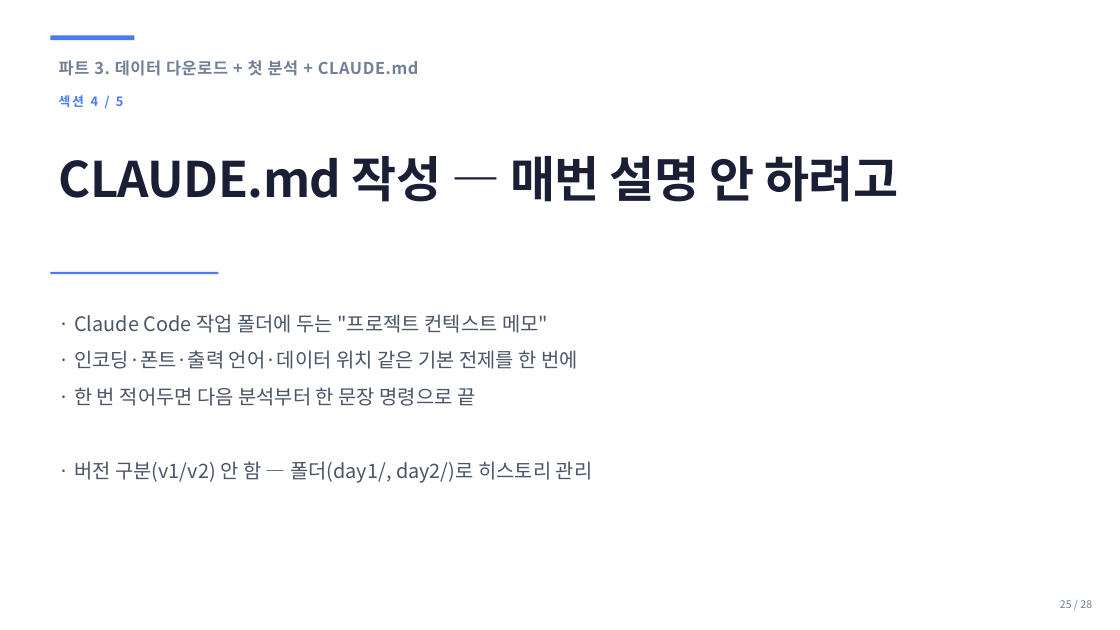
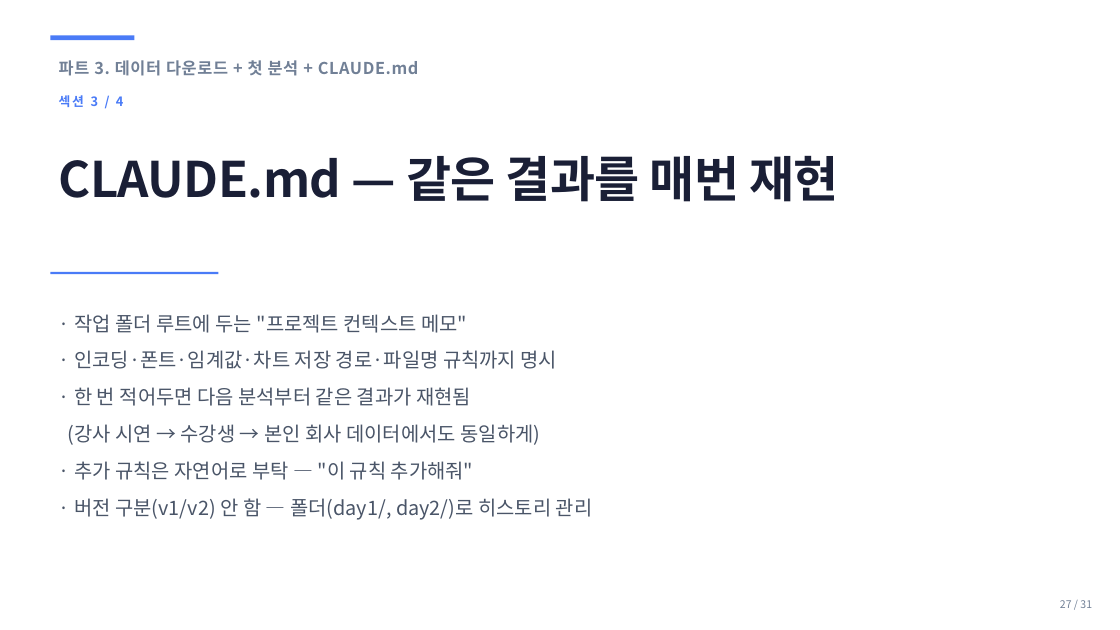
Before and after one commit to sujinpark-datapopcorn/inflearn_ccd_challenge, a slide deck: slide 27 of ppt/b2g_day1_setup.pptx (slide 25 before the commit). Drawn at 1120x630 pixels with LibreOffice and Linux fonts; fonts in the diff are those of the drawing. Boxes give left, top, right and bottom in pixels: in the first picture for what was removed or moved away, otherwise in the second. Text is boxed around its words. In the diff, an @@ line names an element or a change of style, - is before the commit and + after.

```diff
--- a/ppt/b2g_day1_setup.pptx
+++ b/ppt/b2g_day1_setup.pptx
@@ text at [59, 95, 124, 107]: text changed @@
-섹션 4 / 5
+섹션 3 / 4
@@ text at [59, 156, 839, 202]: text changed @@
-CLAUDE.md 작성 — 매번 설명 안 하려고
+CLAUDE.md — 같은 결과를 매번 재현
@@ text at [68, 314, 558, 480]: text changed @@
-· Claude Code 작업 폴더에 두는 "프로젝트 컨텍스트 메모"
-· 인코딩·폰트·출력 언어·데이터 위치 같은 기본 전제를 한 번에
-· 한 번 적어두면 다음 분석부터 한 문장 명령으로 끝
+· 작업 폴더 루트에 두는 "프로젝트 컨텍스트 메모"
+· 인코딩·폰트·임계값·차트 저장 경로·파일명 규칙까지 명시
+· 한 번 적어두면 다음 분석부터 같은 결과가 재현됨
+(강사 시연 → 수강생 → 본인 회사 데이터에서도 동일하게)
+· 추가 규칙은 자연어로 부탁 — "이 규칙 추가해줘"
@@ text at [1060, 600, 1092, 608]: text changed @@
-25 / 28
+27 / 31
```
Also in this commit, not shown: 26 other slides changed, 3 slides added, 4 other files.
